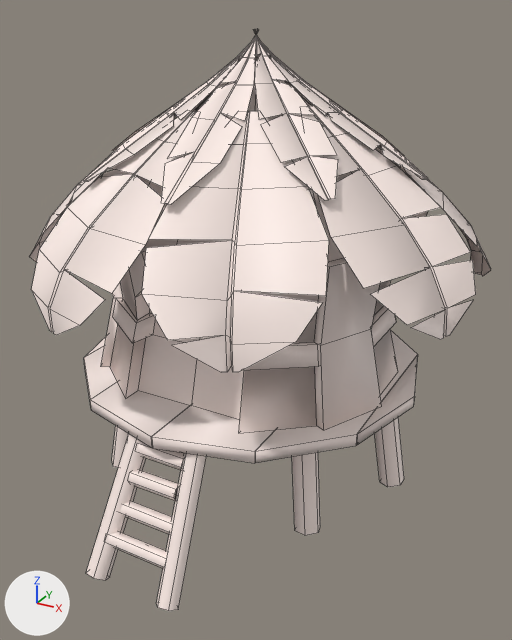
What one commit did to the FBX model Environment/Jungle_Huts/SM_Jungle_Hut_B.fbx.
Both versions are drawn from a camera (50 mm lens) standing at (3.81, -6.59, 5.2) and looking at (0.1, 0.17, 1.82). The axes (+X, +Y, +Z) are drawn at lower left. The lights are the same throughout. The older version comes first. Mesh edges are drawn as thin lines.

Script lines for the objects in view, before the commit:
```python
me_circle = bpy.data.meshes.new('Circle')
me_circle.from_pydata(...)  # 1018 vertices, 670 faces; spans x -2.69..2.58, y -2.43..3.12, z -0.32..5.01
me_circle.materials.append(mat_ms_jungle_hut_001)  # pale pink #ffeee8
ob_sm_jungle_hut_b_001 = bpy.data.objects.new('SM_Jungle_Hut_B.001', me_circle)
ob_sm_jungle_hut_b_001.location = (0.0, 0.0, 0.0)
```
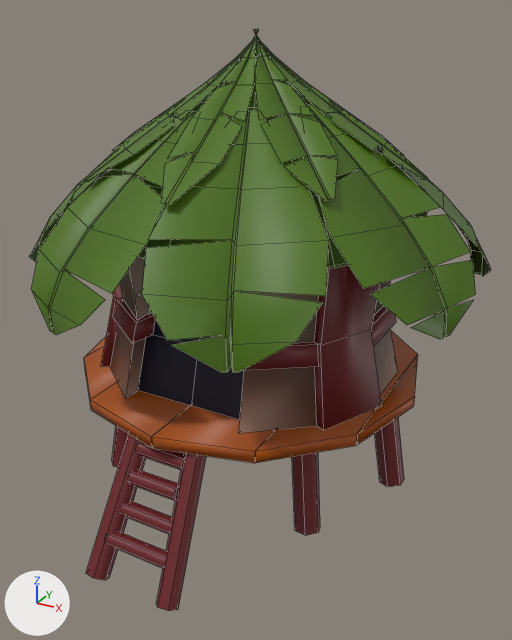
Edits to the bpy script that builds the scene:
```text
Add mat_ms_wood:
    mat_ms_wood = principled_material('MS_Wood')
    mat_ms_wood.base_color = (0.157, 0.0145, 0.0188)  # dark red #6e2025
Add mat_ms_entrance:
    mat_ms_entrance = principled_material('MS_Entrance')
    mat_ms_entrance.base_color = (0.00164, 0.000551, 0.0165)  # black #050223
Add mat_ms_clay_wall:
    mat_ms_clay_wall = principled_material('MS_Clay_wall')
    mat_ms_clay_wall.base_color = (0.361, 0.248, 0.197)  # beige #a2887b
Add mat_ms_leafs:
    mat_ms_leafs = principled_material('MS_Leafs')
    mat_ms_leafs.base_color = (0.0694, 0.16, 0.00302)  # dark green #4a6f0a
Add mat_ms_wooden_base:
    mat_ms_wooden_base = principled_material('MS_wooden_base')
    mat_ms_wooden_base.base_color = (0.402, 0.0785, 0.0)  # brown #aa4f00
Change me_circle:
    where me_circle.from_pydata(...)  # 1018 vertices, 670 faces; spans x -2.69..2.58, y -2.43..3.12, z -0.32..5.01
    used by ob_sm_jungle_hut_b_001; location = (0.0, 0.0, 0.0)
    me_circle part 1: 432 of the faces centred in x -2.6..2.48, y -2.07..3.01, z 2.43..4.96 switch from mat_ms_jungle_hut_001 (pale pink #ffeee8) to mat_ms_leafs (dark green #4a6f0a)
    me_circle part 2: 137 of the faces centred in x -1.84..1.84, y -2.21..2.32, z 0.05..3.0 switch from mat_ms_jungle_hut_001 (pale pink #ffeee8) to mat_ms_wood (dark red #6e2025)
    me_circle part 3: all 34 faces centred in x -1.92..1.92, y -1.68..2.15, z 1.16..1.29 switch from mat_ms_jungle_hut_001 (pale pink #ffeee8) to mat_ms_wooden_base (brown #aa4f00)
    me_circle part 4: all 10 faces centred in x -0.33..0.37, y -1.05..-0.91, z 1.61..2.71 switch from mat_ms_jungle_hut_001 (pale pink #ffeee8) to mat_ms_entrance (black #050223)
    me_circle part 5: 16 of the faces centred in x -1.61..1.64, y 0.29..1.92, z 1.61..2.57 switch from mat_ms_jungle_hut_001 (pale pink #ffeee8) to mat_ms_clay_wall (beige #a2887b)
    me_circle part 6: 16 of the faces centred in x -0.98..1.01, y -1.28..-0.97, z 1.61..2.86 switch from mat_ms_jungle_hut_001 (pale pink #ffeee8) to mat_ms_clay_wall (beige #a2887b)
```

Changed parts and their boxes [x1, y1, x2, y2] in the pictures (512 x 640 px):
part 1 of me_circle, recoloured (pale pink to dark green)
    both: [29, 30, 491, 372]
part 2 of me_circle, recoloured (pale pink to dark red)
    before: [86, 258, 404, 611]
    after: [86, 265, 404, 611]
part 3 of me_circle, recoloured (pale pink to brown)
    both: [84, 331, 418, 463]
part 4 of me_circle, recoloured (pale pink to black)
    both: [138, 308, 244, 420]
part 5 of me_circle, recoloured (pale pink to beige)
    both: [374, 280, 398, 395]
part 6 of me_circle, recoloured (pale pink to beige)
    both: [110, 257, 318, 433]
